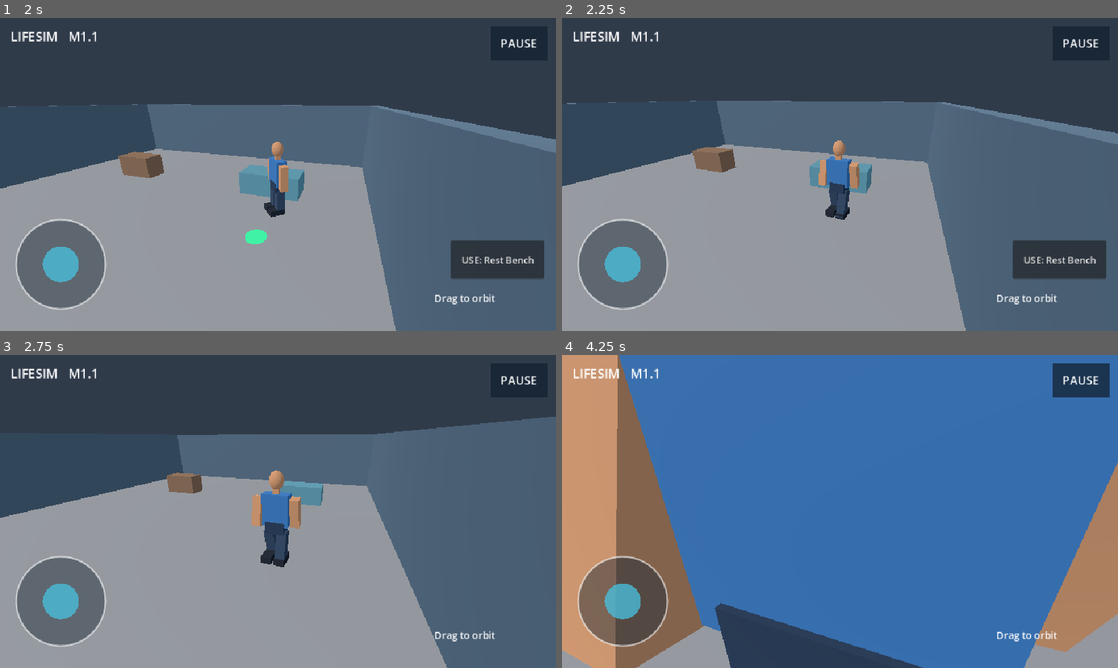
Above: before the commit, frames 1-4 (two rows, left to right).
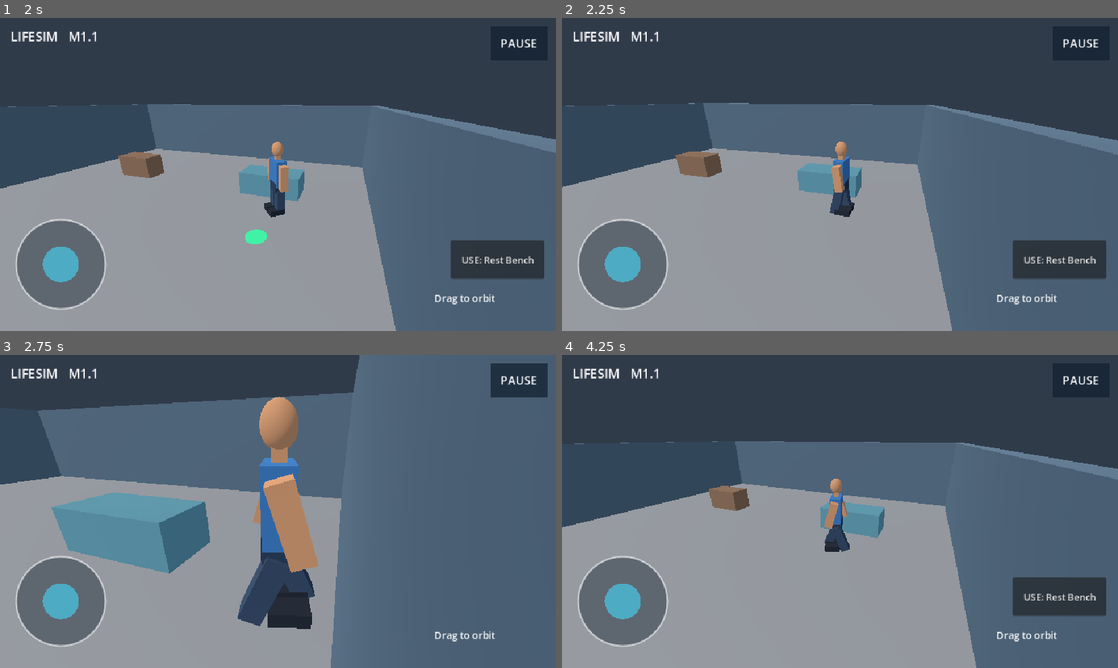
Above: after the commit, the same moments.

Repository: Ye-Shwethway/creators-universe-lifesim
Game: Godot game, scene res://scenes/main.tscn
Two runs of this game, one before a commit and one after it. Both use one fixed random seed, a clock stepped at 60 frames per second and the inputs below.
Inputs (mouse positions are in pixels of both pictures, inside the frame that each line leads up to):
- Up to frame 1 (2 s): move the mouse to (400, 158) at 0.52 s; hold D (move_right) 0.53-1.25 s; hold Shift (sprint) 0.53-1.25 s; click (400, 158) at 0.67 s; drag from (166, 190) to (250, 237) at 1.27 s
- Up to frame 2 (2.25 s): move the mouse to (895, 105) at 2.02 s; hold D (move_right) from 2.03 s (still down); hold Shift (sprint) from 2.03 s (still down)
- Up to frame 3 (2.75 s): keep holding D (move_right); keep holding Shift (sprint)
- Up to frame 4 (4.25 s): release D (move_right) at 2.75 s; release Shift (sprint) at 2.75 s; drag from (812, 574) to (673, 464) at 2.77 s; move the mouse to (1006, 558) at 3.52 s; hold A (move_left) from 3.53 s (still down); hold Shift (sprint) from 3.53 s (still down)

Frame 1 is identical in both runs. In frame 2, 5.7% of the frame differs, in the area x 0-100%, y 26-100%; in frame 3, 37%; in frame 4, 97%, in the area x 0-100%, y 0-100%.

Commit message:
fix(navigation): restore manual axis after cancelling auto walk

Diff:
--- a/scripts/main.gd
+++ b/scripts/main.gd
@@ -172,6 +172,7 @@
     if kb.length_squared() > 0.02 or _manual_axis.length_squared() > 0.02:
         if not auto_path.is_empty():
             _cancel_navigation()
+        player.input_axis = _manual_axis
         return
     if auto_path.is_empty():
         return
